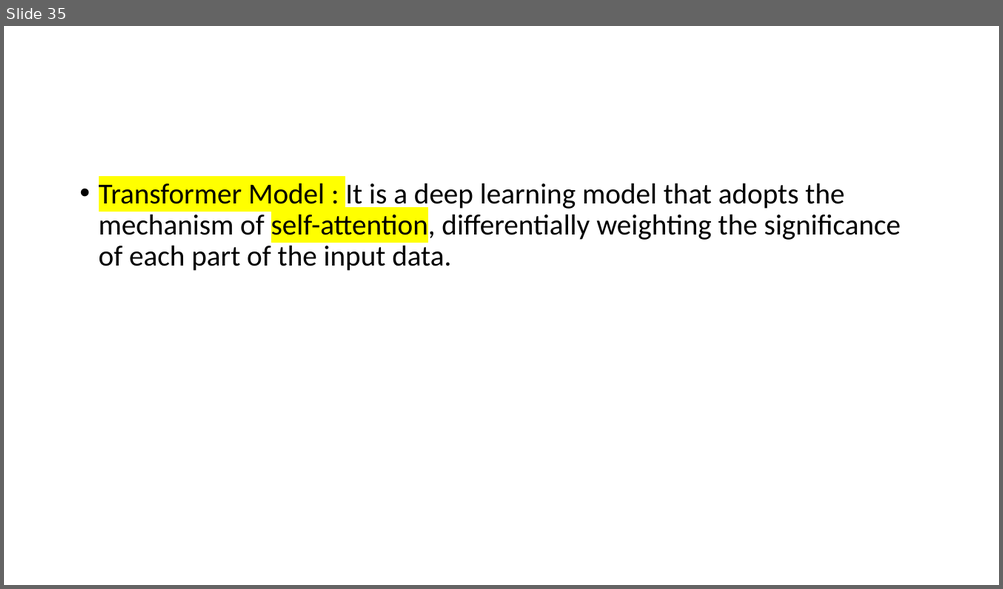
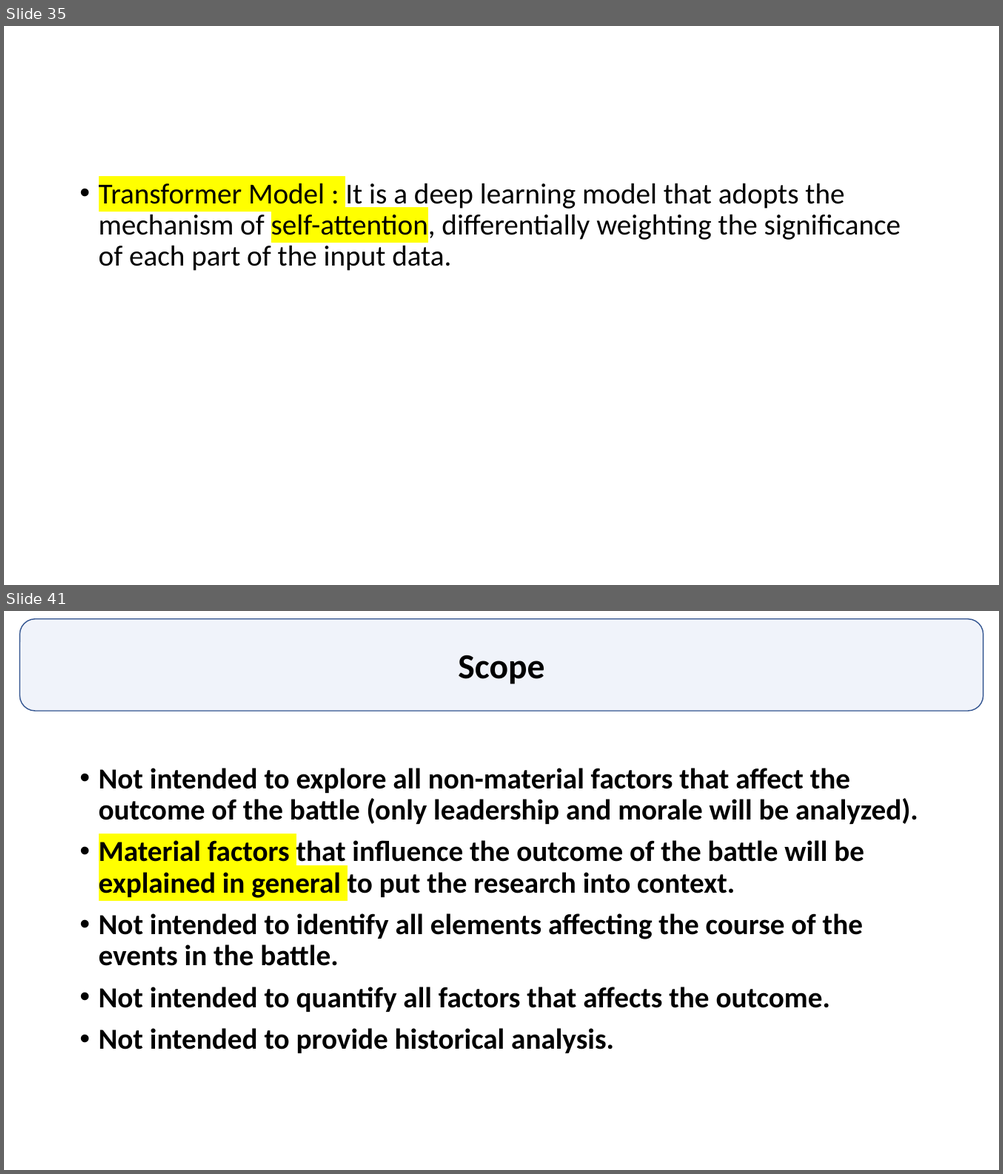
Before and after one commit to GurkanGitHub/PhD, a slide deck: PhD Discussion.pptx. Shown one above the other, each under a label of ours: slide 35 before the commit, slides 35 and 41 after it; the slides between them are not shown. The pictures are 1003x589 and 1003x1174 pixels, drawn with LibreOffice and Linux fonts; fonts in the diff are those of the drawing. Boxes give left, top, right and bottom in pixels: in the first picture for what was removed or moved away, otherwise in the second. Text is boxed around its words. In the diff, an @@ line names an element or a change of style, - is before the commit and + after.

```diff
--- a/PhD Discussion.pptx
+++ b/PhD Discussion.pptx
@@ slide 41 added at bbox=[4, 611, 999, 1170], background #FFFFFF @@
@@ rounded rectangle added at bbox=[20, 619, 983, 711], fill #4472C4 at 8% opacity, outline #325491 1 pt, 34 pt, text #000000, bold @@
+Scope
@@ text added at bbox=[99, 768, 918, 1054], 28 pt, text #000000, bold @@
+• Not intended to explore all non-material factors that affect the outcome of the battle (only leadership and morale will be analyzed).
+• Material factors that influence the outcome of the battle will be explained in general to put the research into context.
+• Not intended to identify all elements affecting the course of the events in the battle.
+• Not intended to quantify all factors that affects the outcome.
+• Not intended to provide historical analysis.
```
Also in this commit, not shown: 15 other slides added, 2 other files.
